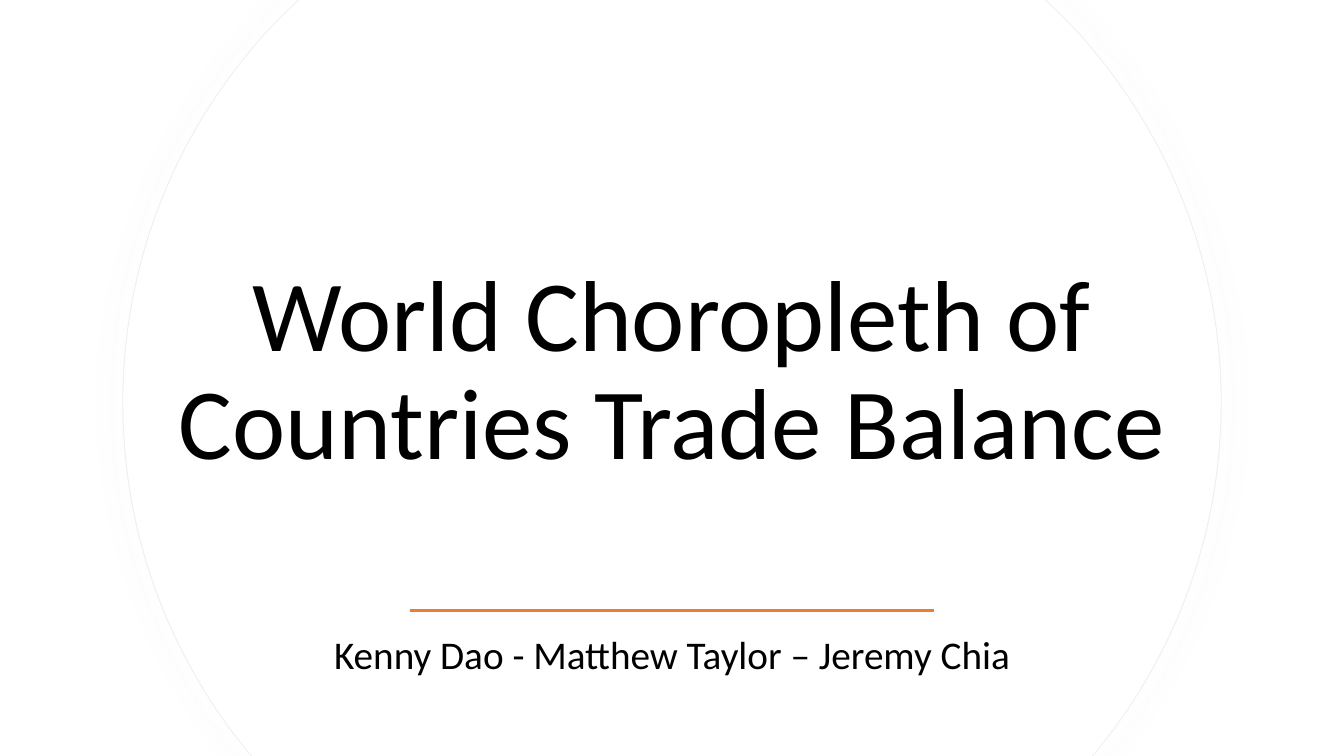
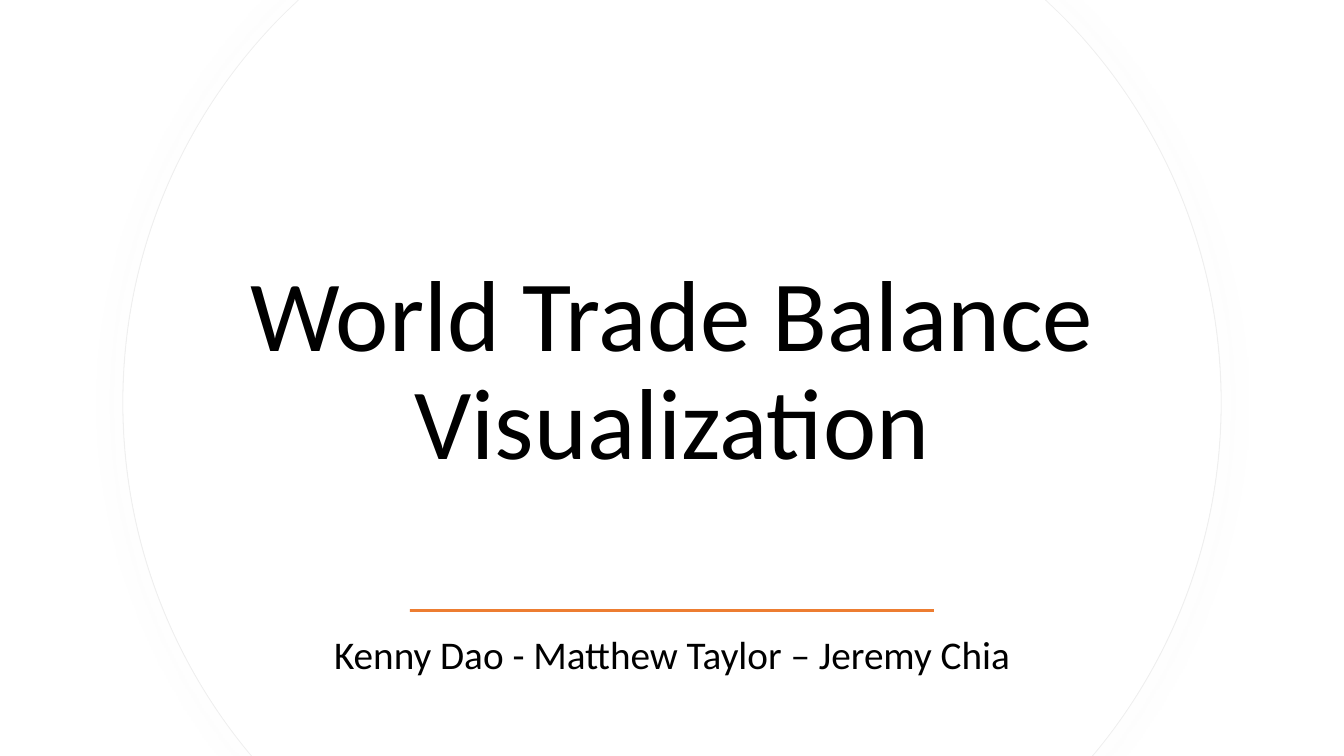
Before and after one commit to MATaylor0/data-viz-project, a slide deck: slide 1 of World Choropleth of Countries Trade Balance.pptx. Drawn at 1344x756 pixels with LibreOffice and Linux fonts; fonts in the diff are those of the drawing. Boxes give left, top, right and bottom in pixels: in the first picture for what was removed or moved away, otherwise in the second. Text is boxed around its words. In the diff, an @@ line names an element or a change of style, - is before the commit and + after.

```diff
--- a/World Choropleth of Countries Trade Balance.pptx
+++ b/World Choropleth of Countries Trade Balance.pptx
@@ title at (250, 281, 1093, 460): text changed @@
-World Choropleth of Countries Trade Balance
+World Trade Balance Visualization
```
Also in this commit, not shown: 3 other slides changed, 4 slides added, 1 slide removed, 11 other files.
